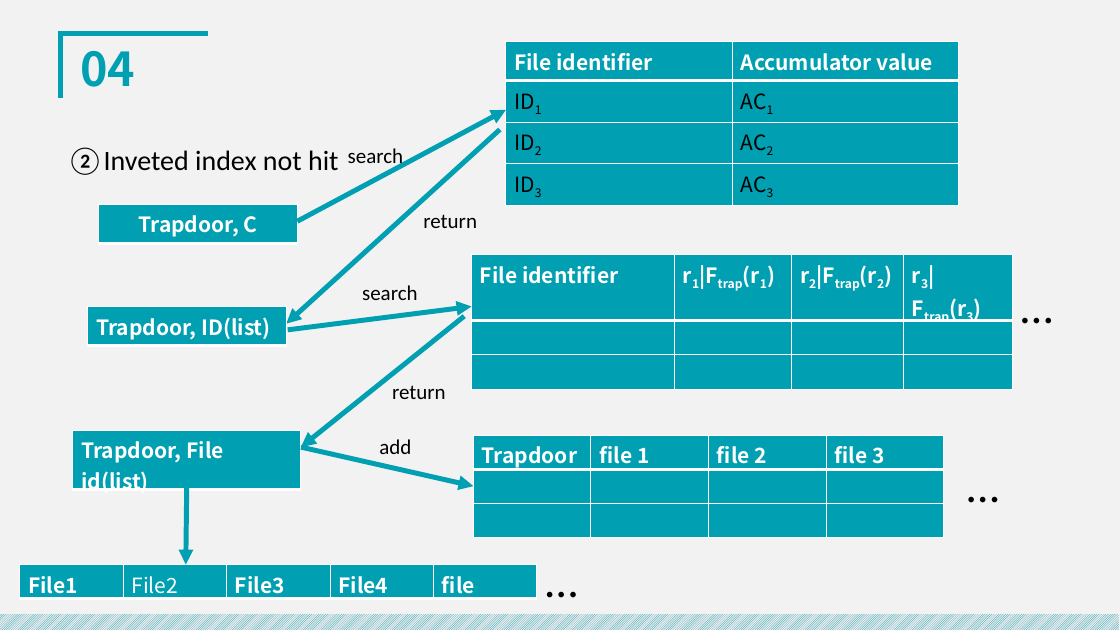
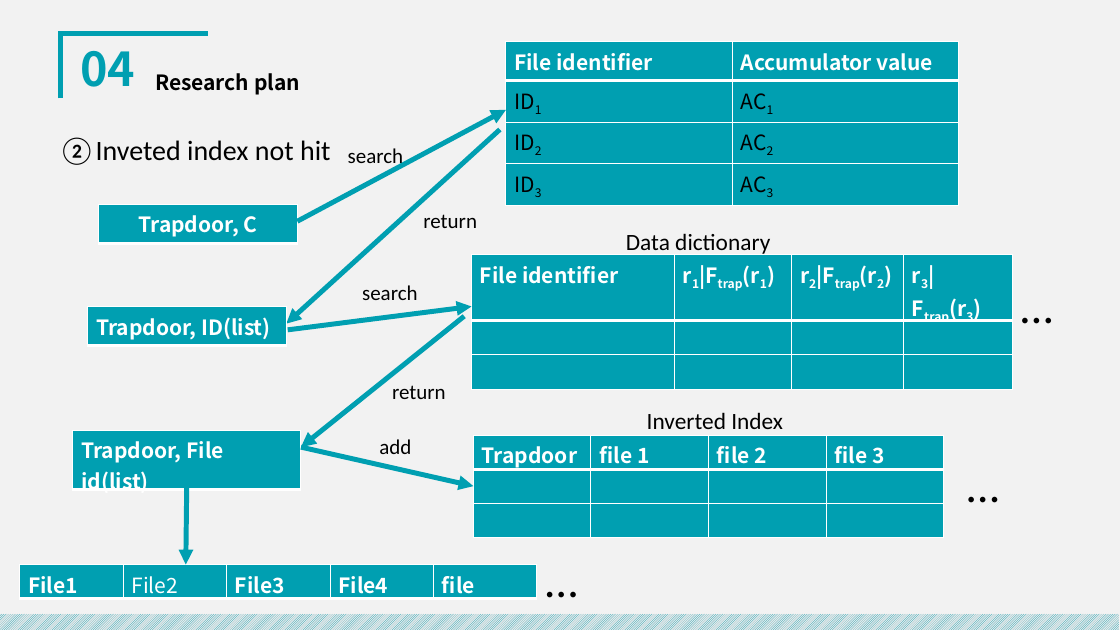
Before and after one commit to royalvald/MediumTest, a slide deck: slide 25 of 开题/中期答辩.pptx (slide 24 before the commit). Drawn at 1120x630 pixels with LibreOffice and Linux fonts; fonts in the diff are those of the drawing. Boxes give left, top, right and bottom in pixels: in the first picture for what was removed or moved away, otherwise in the second. Text is boxed around its words. In the diff, an @@ line names an element or a change of style, - is before the commit and + after.

```diff
--- a/开题/中期答辩.pptx
+++ b/开题/中期答辩.pptx
@@ text added at (155, 73, 300, 95), 18 pt, text #000000, bold @@
+Research plan
@@ text "②Inveted index not hit": place and size @@
-text "②Inveted index not hit" at (67, 147, 338, 175)
+text "②Inveted index not hit" at (58, 137, 330, 165)
@@ text added at (626, 233, 770, 256), 20 pt, text #000000 @@
+Data dictionary
@@ text added at (647, 412, 783, 429), 20 pt, text #000000 @@
+Inverted Index
```
Also in this commit, not shown: 15 other slides changed, 4 slides added, 1 slide removed, 3 other files.
